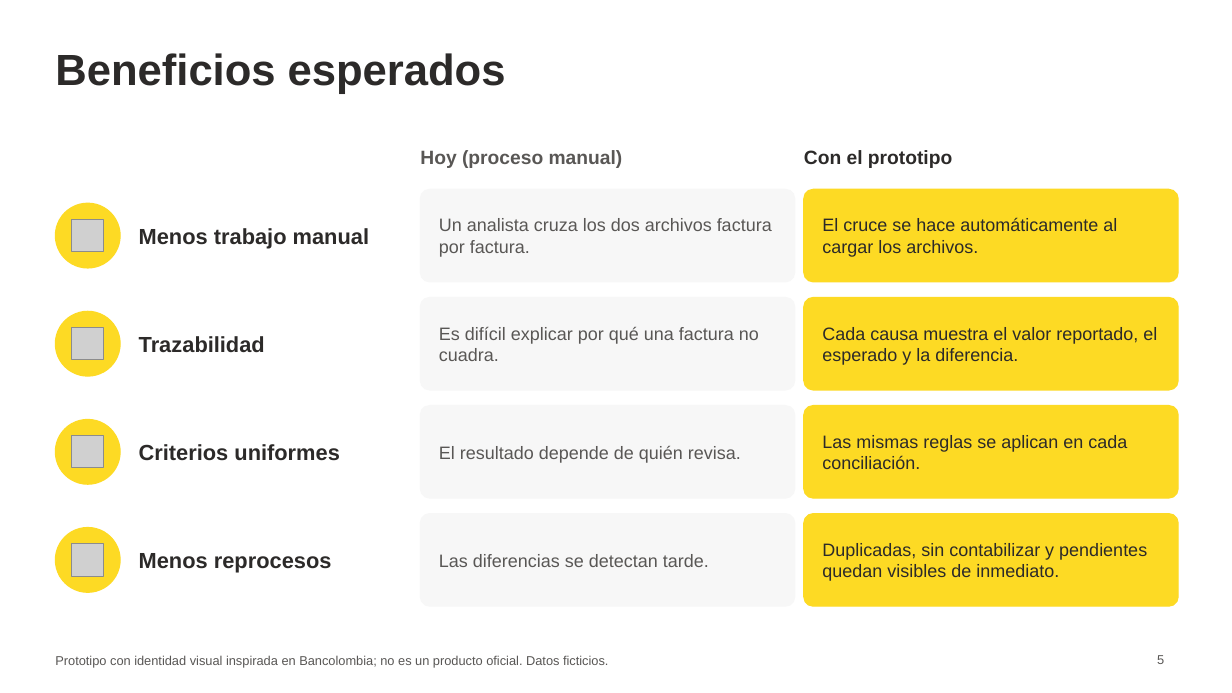
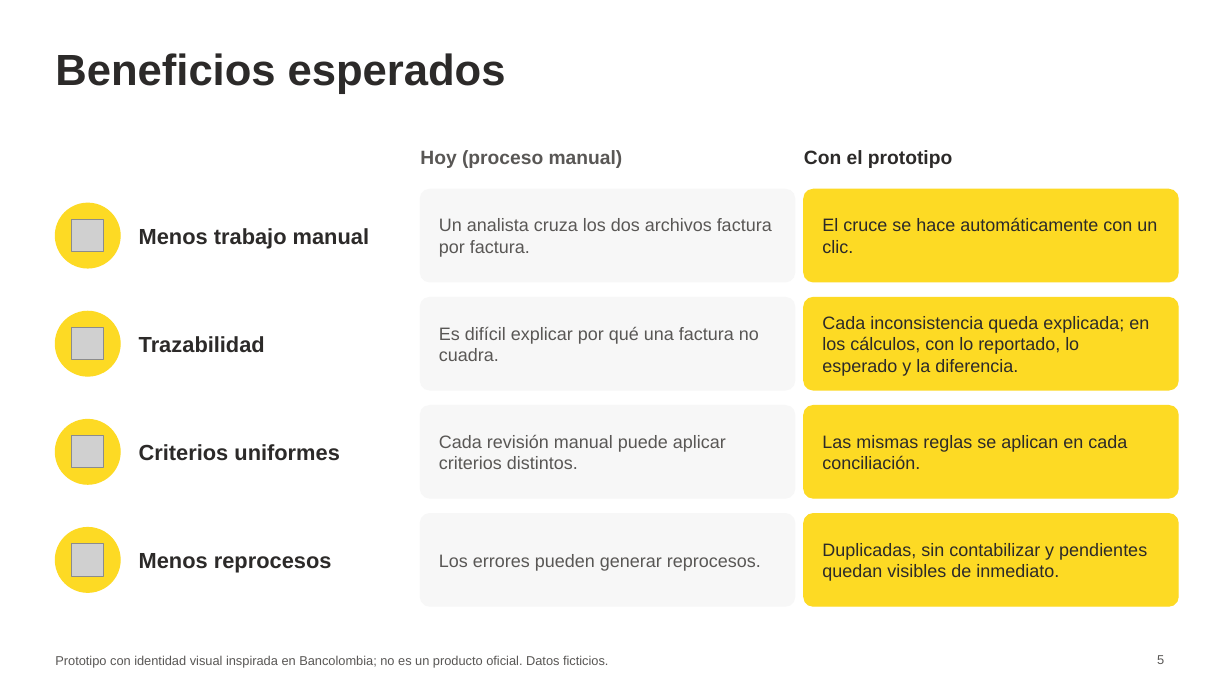
Before and after one commit to ElDaiko/conciliador-facturas, a slide deck: slide 5 of docs/presentacion/presentacion-conciliador.pptx. Drawn at 1232x693 pixels with LibreOffice and Linux fonts; fonts in the diff are those of the drawing; grey boxes stand for pictures. Boxes give left, top, right and bottom in pixels: in the first picture for what was removed or moved away, otherwise in the second. Text is boxed around its words. In the diff, an @@ line names an element or a change of style, - is before the commit and + after.

```diff
--- a/docs/presentacion/presentacion-conciliador.pptx
+++ b/docs/presentacion/presentacion-conciliador.pptx
@@ text at [822,218,1157,253]: text changed @@
-El cruce se hace automáticamente al cargar los archivos.
+El cruce se hace automáticamente con un clic.
@@ text at [822,316,1149,376]: text changed @@
-Cada causa muestra el valor reportado, el esperado y la diferencia.
+Cada inconsistencia queda explicada; en los cálculos, con lo reportado, lo esperado y la diferencia.
@@ text at [439,435,726,469]: text changed @@
-El resultado depende de quién revisa.
+Cada revisión manual puede aplicar criterios distintos.
@@ text at [439,554,761,571]: text changed @@
-Las diferencias se detectan tarde.
+Los errores pueden generar reprocesos.
```
Also in this commit, not shown: 2 other slides changed, 1 other file.
